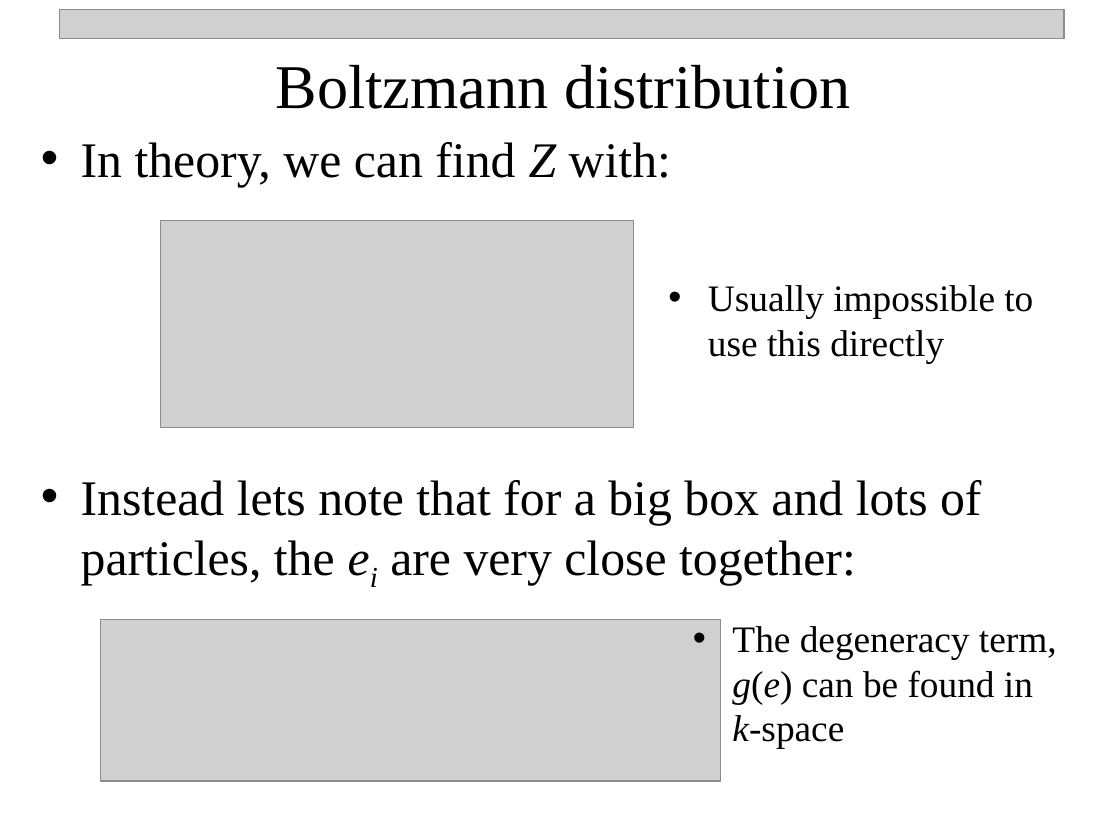
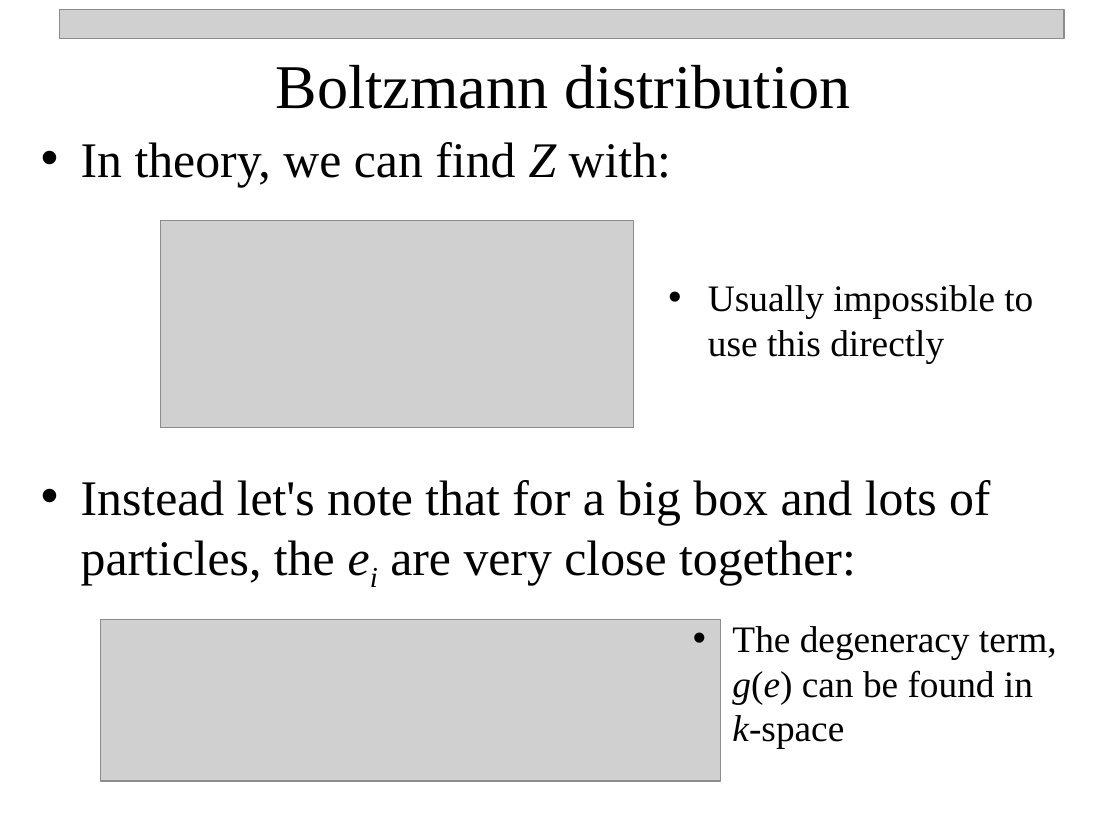
Before and after one commit to npetraco/CHE302, a slide deck: slide 4 of Notes/14_intro_stat_mech.pptx. Drawn at 1120x840 pixels with LibreOffice and Linux fonts; fonts in the diff are those of the drawing; grey boxes stand for pictures. Boxes give left, top, right and bottom in pixels: in the first picture for what was removed or moved away, otherwise in the second. Text is boxed around its words. In the diff, an @@ line names an element or a change of style, - is before the commit and + after.

Commit message:
update

```diff
--- a/Notes/14_intro_stat_mech.pptx
+++ b/Notes/14_intro_stat_mech.pptx
@@ text at (x1=81, y1=480, x2=990, y2=585): text changed @@
-• Instead lets note that for a big box and lots of particles, the ei are very close together:
+• Instead let's note that for a big box and lots of particles, the ei are very close together:
```
